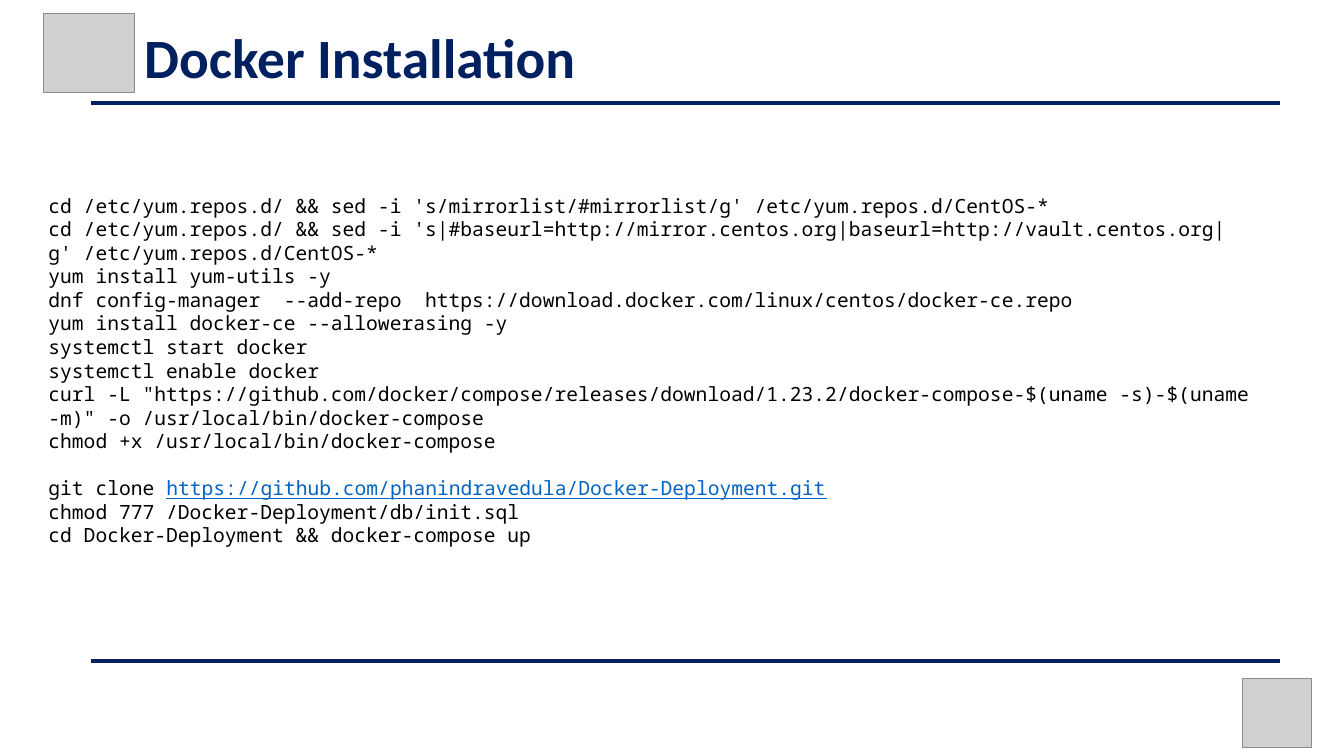
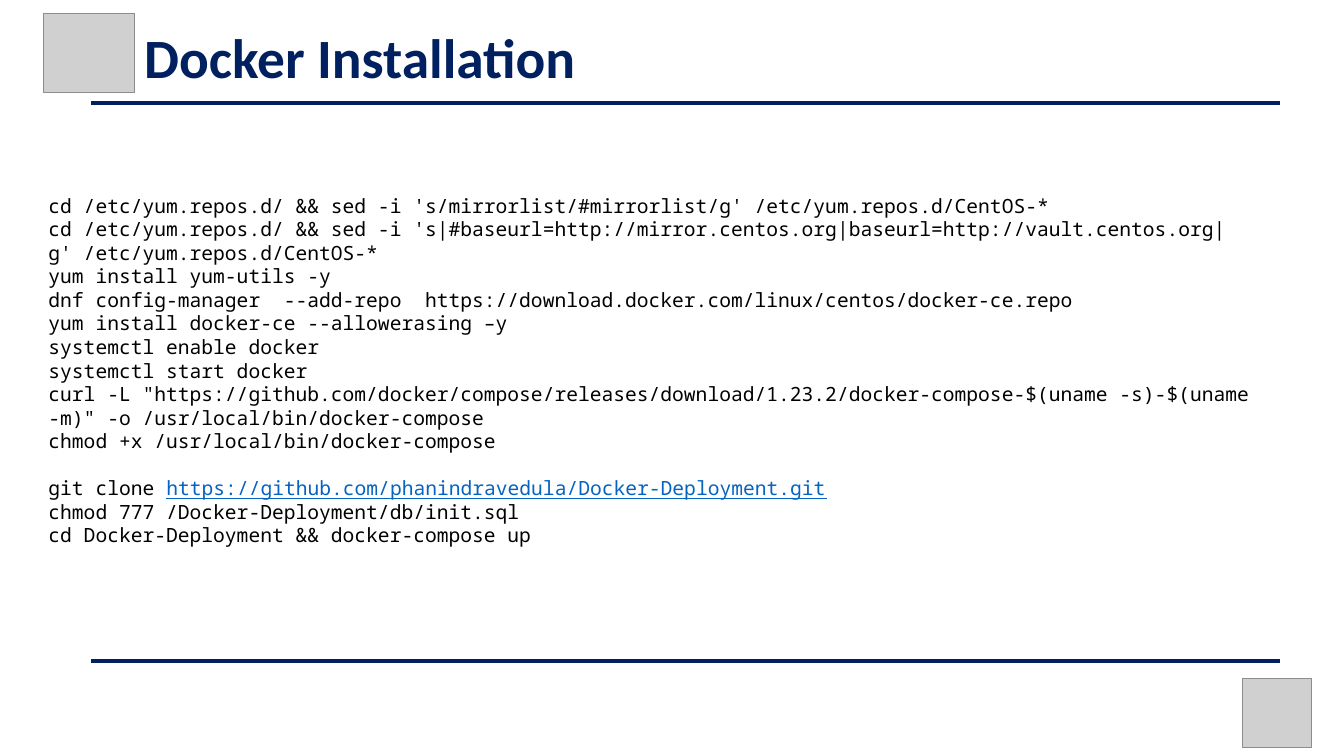
Before and after one commit to phanindravedula/Contents, a slide deck: slide 17 of On-Premise/Docker.pptx. Drawn at 1344x756 pixels with LibreOffice and Linux fonts; fonts in the diff are those of the drawing; grey boxes stand for pictures. Boxes give left, top, right and bottom in pixels: in the first picture for what was removed or moved away, otherwise in the second. Text is boxed around its words. In the diff, an @@ line names an element or a change of style, - is before the commit and + after.

Commit message:
updated docker ppt

```diff
--- a/On-Premise/Docker.pptx
+++ b/On-Premise/Docker.pptx
@@ text at [48,315,508,359]: text changed @@
-yum install docker-ce --allowerasing -y
+yum install docker-ce --allowerasing –y
+systemctl enable docker
@@ text at [48,363,320,383]: paragraph removed @@
-systemctl enable docker
```
